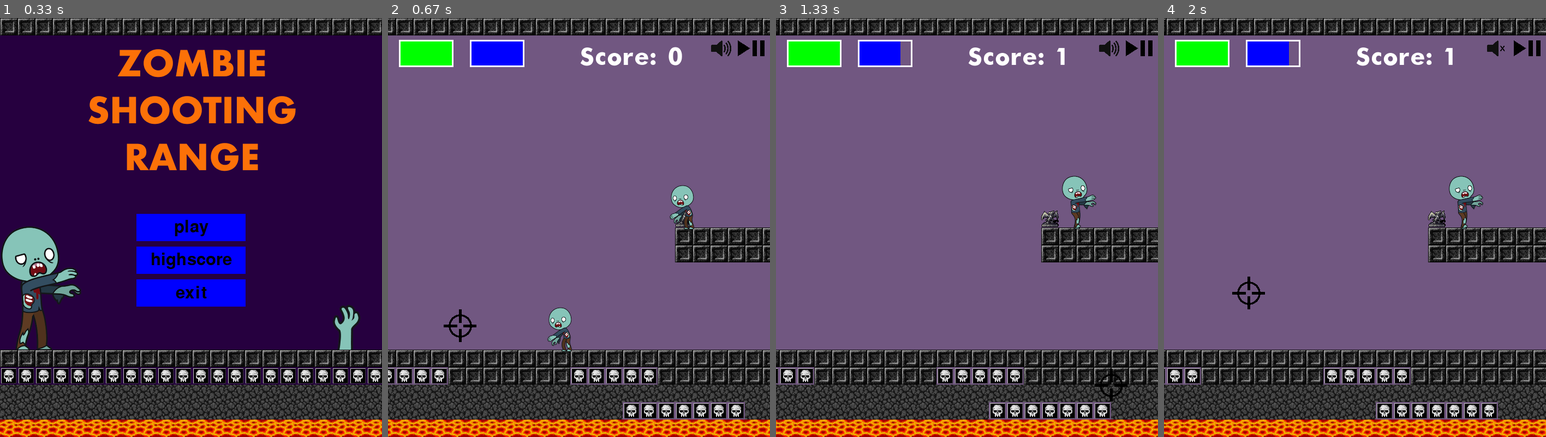
Above: before the commit, frames 1-4 (left to right).
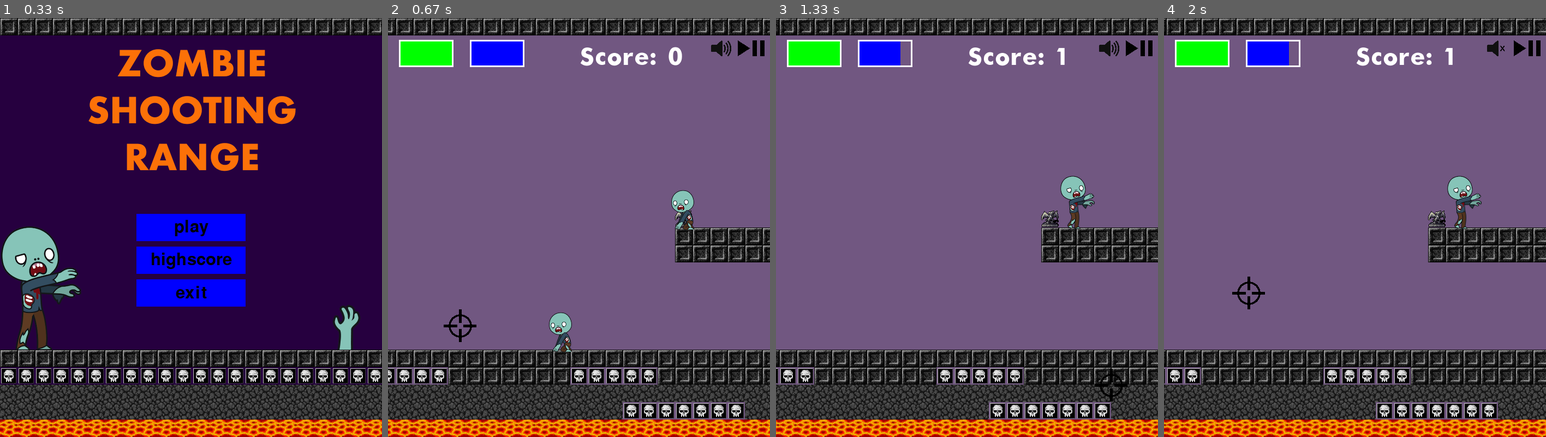
Above: after the commit, the same moments.

Repository: bezvershenko/YandexLyceymPyGame
Game: pygame game, started from test.py
Two runs of this game, one before a commit and one after it. Both use one fixed random seed, a clock stepped at 60 frames per second and the inputs below.
Inputs (mouse positions are in pixels of both pictures, inside the frame that each line leads up to):
- Up to frame 1 (0.33 s): no input
- Up to frame 2 (0.67 s): press the mouse at (579, 227) at 0.37 s; move the mouse to (517, 277) at 0.47 s; release the mouse at (460, 323) at 0.6 s
- Up to frame 3 (1.33 s): click (1024, 80) at 0.72 s; press the mouse at (921, 319) at 1.03 s; move the mouse to (1016, 353) at 1.13 s; release the mouse at (1112, 386) at 1.27 s
- Up to frame 4 (2 s): press the mouse at (1526, 47) at 1.37 s; move the mouse to (1400, 206) at 1.47 s; release the mouse at (1270, 361) at 1.6 s; press the mouse at (1496, 47) at 1.7 s; move the mouse to (1374, 168) at 1.8 s; release the mouse at (1248, 294) at 1.93 s

Frame 1 is identical in both runs. In frame 2, 0.9% of the frame differs, in the area x 41-81%, y 39-80%; in frame 3, 0.4%; in frame 4, 0.4%.

Commit message:
убраны ненужные переменные
Signed-off-by: vasilmao <vasezs@inbox.ru>

Diff:
--- a/test.py
+++ b/test.py
@@ -126,9 +126,7 @@
         self.rect.x = (self.x - 1) * CELL_SIZE
         self.rect.y = (self.y - 1) * CELL_SIZE - 16
         self.moving = -(CELL_SIZE // 2)
-        self.kk = 0
-        self.kk0 = 1
-        self.kk2 = 0
+        self.sprite_num = 0
         self.stage = -1
         self.damage = True
 
@@ -145,14 +143,14 @@
                 if mute.mute:
                     roar.set_volume(0)
         if self.stage == 0:
-            self.kk0 += 1
-            if int(self.kk0) == 12:
+            self.sprite_num += 1
+            if self.sprite_num == 12:
                 self.stage += 1
+                self.sprite_num = 1
                 self.rect.y -= 16
                 return
             self.image = pygame.image.load(
-                'appear/appear_{}.png'.format(
-                    int(self.kk0)))
+                'appear/appear_{}.png'.format(self.sprite_num))
         elif self.stage == 1:
             self.d *= random.choice([1] * 99 + [-1])
 
@@ -176,9 +174,9 @@
                     del self
 
                 else:
-                    self.kk = (self.kk + 1) % 10 + 1
+                    self.sprite_num = (self.sprite_num + 1) % 10 + 1
                     self.image = pygame.image.load(
-                        'walk/go_{}_r.png'.format(self.kk))
+                        'walk/go_{}_r.png'.format(self.sprite_num))
                     if self.d < 0:
                         self.image = pygame.transform.flip(self.image, True, False)
                     else:
@@ -187,14 +185,14 @@
             else:
                 self.d *= -1
         elif self.stage == 2:
-            self.kk2 += 1
-            if self.kk2 == 10:
+            self.sprite_num += 1
+            if self.sprite_num == 10:
                 all_sprites.remove(self)
                 gui.erase(self)
                 del self
             else:
                 self.image = pygame.image.load(
-                    'die/die_{}_r.png'.format(self.kk2))
+                    'die/die_{}_r.png'.format(self.sprite_num))
                 if self.d < 0:
                     self.image = pygame.transform.flip(self.image, True, False)
                 else:
@@ -207,6 +205,7 @@
         if event.type == pygame.MOUSEBUTTONDOWN and event.button == 1 and self.rect.collidepoint(
                 event.pos) and self.stage == 1 and gun.reload:
             self.stage = 2
+            self.sprite_num = 0
             roar = pygame.mixer.Sound('music/dead_sound%d.wav' % (random.randint(1, 3)))
             roar.play()
             if mute.mute:
